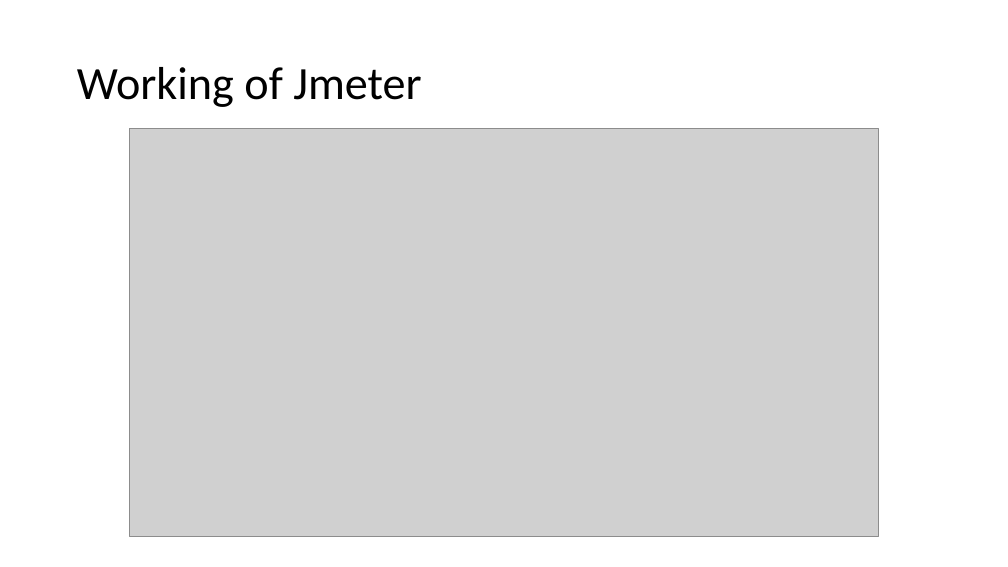
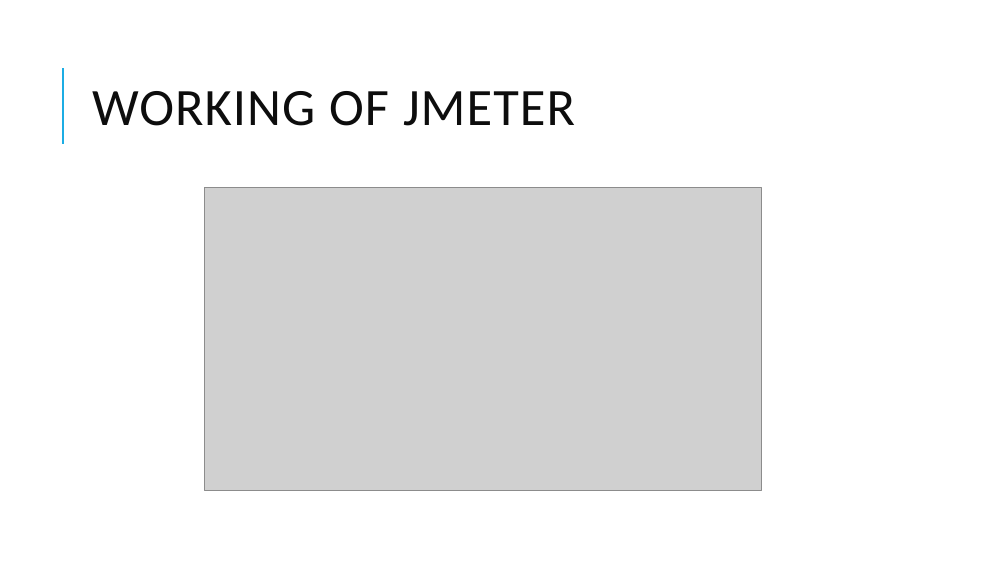
Before and after one commit to skandhwa/SimplilearnNew, a slide deck: slide 9 of Load Testing -Jmeter.pptx. Drawn at 1008x567 pixels with LibreOffice and Linux fonts; fonts in the diff are those of the drawing; grey boxes stand for pictures. Boxes give left, top, right and bottom in pixels: in the first picture for what was removed or moved away, otherwise in the second. Text is boxed around its words. In the diff, an @@ line names an element or a change of style, - is before the commit and + after.

```diff
--- a/Load Testing -Jmeter.pptx
+++ b/Load Testing -Jmeter.pptx
@@ line added from (63, 144) to (63, 68), #1CADE4 1.5 pt @@
@@ title at (92,91,575,126): text changed; size 44 to 50 pt; text colour #000000 to #0D0D0D @@
-Working of Jmeter
+WORKING OF JMETER
@@ picture: place and size @@
-picture at (129,129,879,537)
+picture at (205,188,761,491)
```
Also in this commit, not shown: 18 other slides changed, 14 slides added, 7 other files.
